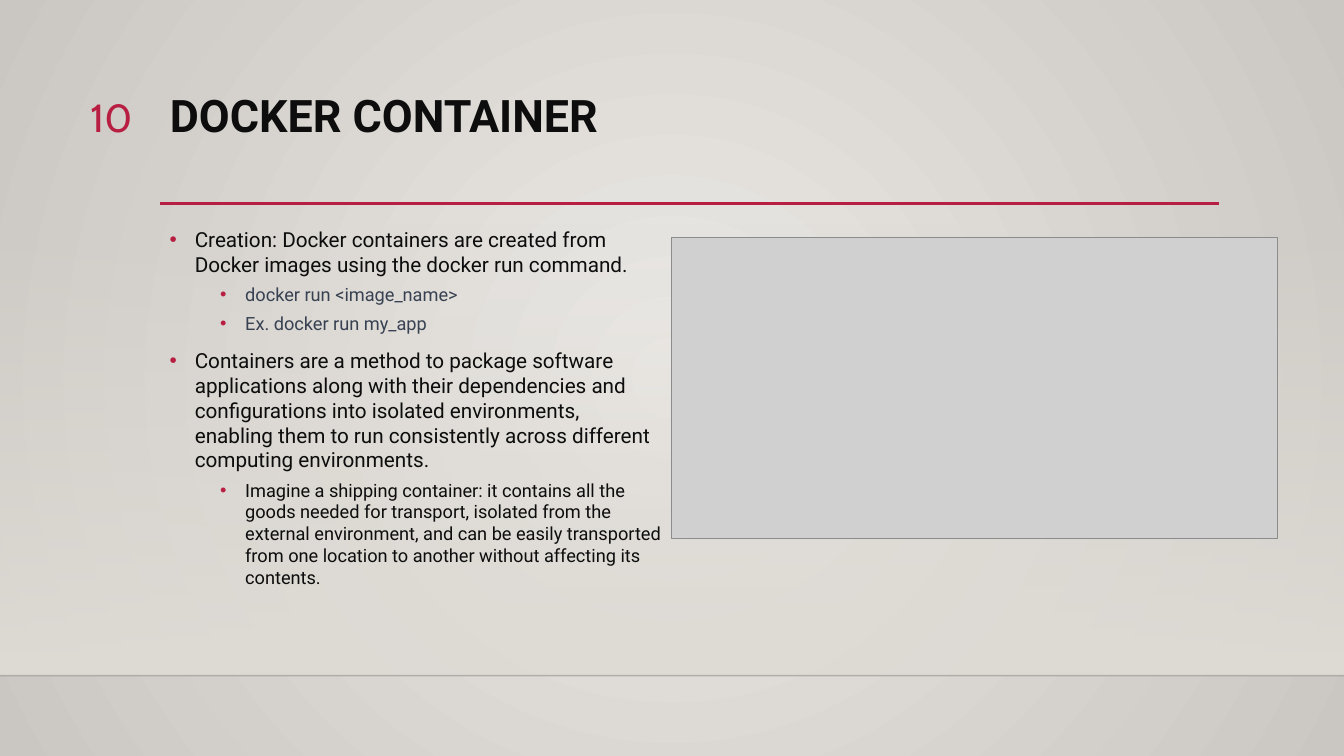
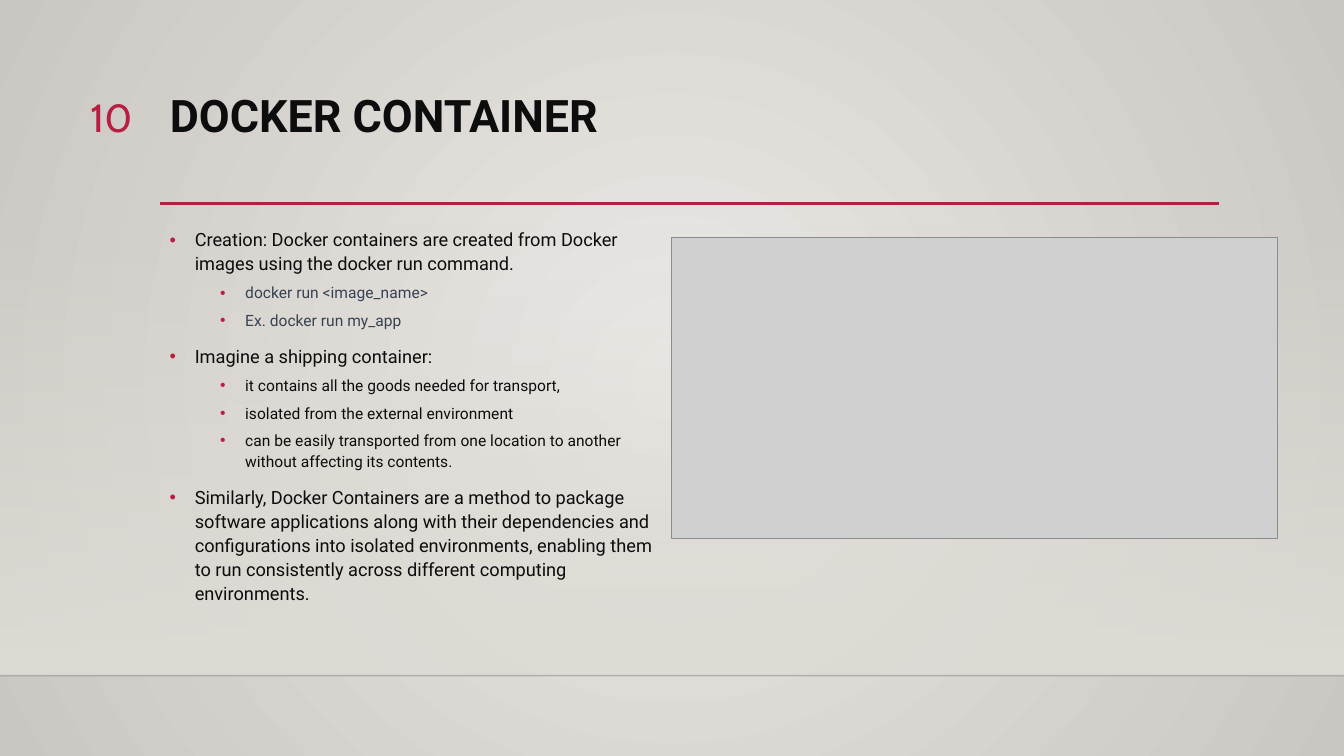
Before and after one commit to ddum-sutd/docker_workshop, a slide deck: slide 10 of Docker_workshop.pptx. Drawn at 1344x756 pixels with LibreOffice and Linux fonts; fonts in the diff are those of the drawing; grey boxes stand for pictures; background and template pictures are left out. Boxes give left, top, right and bottom in pixels: in the first picture for what was removed or moved away, otherwise in the second. Text is boxed around its words. In the diff, an @@ line names an element or a change of style, - is before the commit and + after.

```diff
--- a/Docker_workshop.pptx
+++ b/Docker_workshop.pptx
@@ text at [195,232,618,330]: size 14.8 to 12.9 pt in "Creation: Docker containers are created from Docker ..."; size 12.9 to 11.1 pt in "docker run <image_name>", "Ex. docker run my_app"; line spacing 1 to 1.1 @@
@@ text at [195,349,651,600]: text changed; size 14.8 to 12.9 pt @@
-• Containers are a method to package software applications along with their dependencies and configurations into isolated environments, enabling them to run consistently across different computing environments.
-  • Imagine a shipping container: it contains all the goods needed for transport, isolated from the external environment, and can be easily transported from one location to another without affecting its contents.
+• Imagine a shipping container:
+  • it contains all the goods needed for transport,
+  • isolated from the external environment
+  • can be easily transported from one location to another without affecting its contents.
+• Similarly, Docker Containers are a method to package software applications along with their dependencies and configurations into isolated environments, enabling them to run consistently across different computing environments.
```
Also in this commit, not shown: 4 other slides changed, 1 slide removed, 7 other files.
